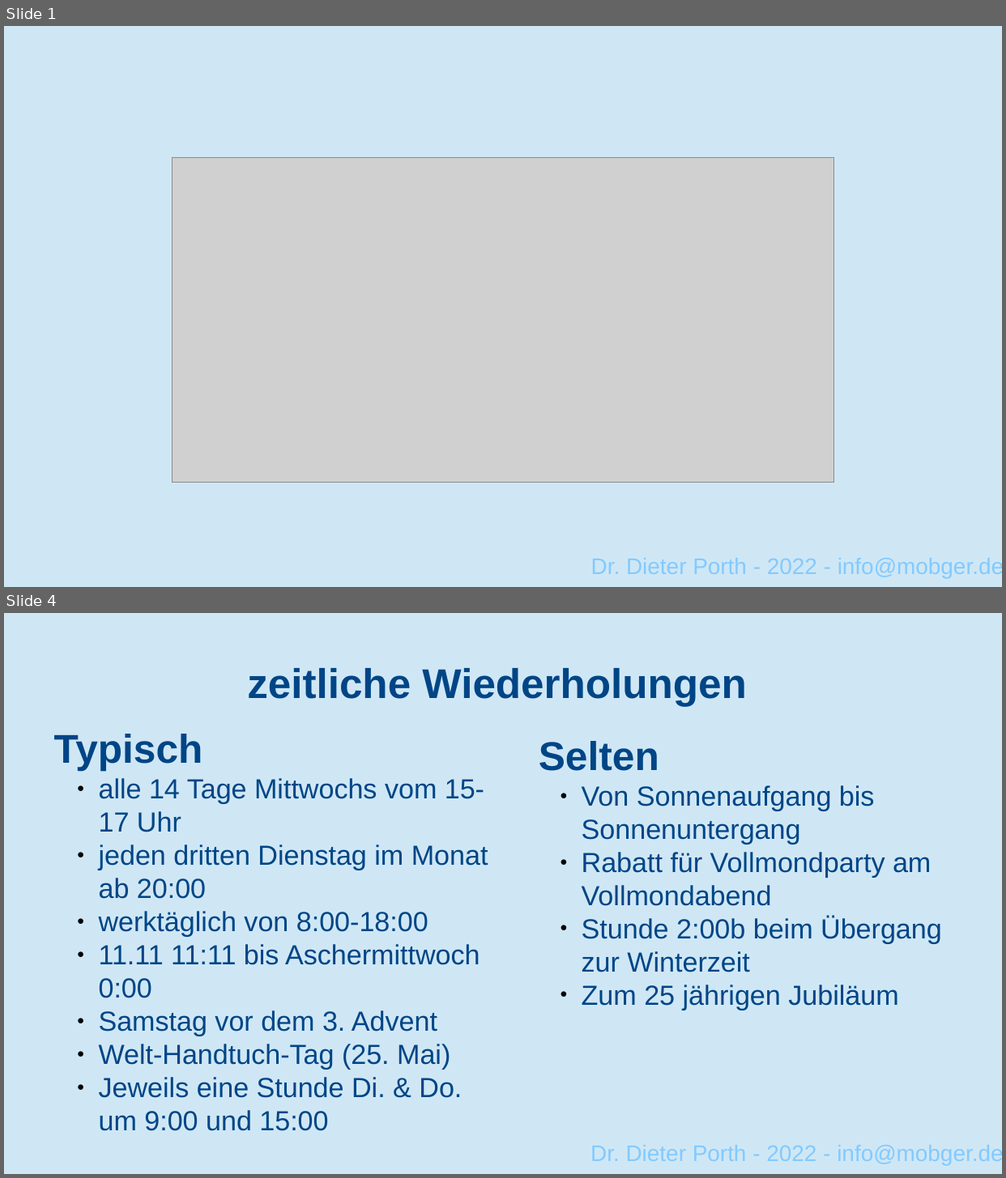
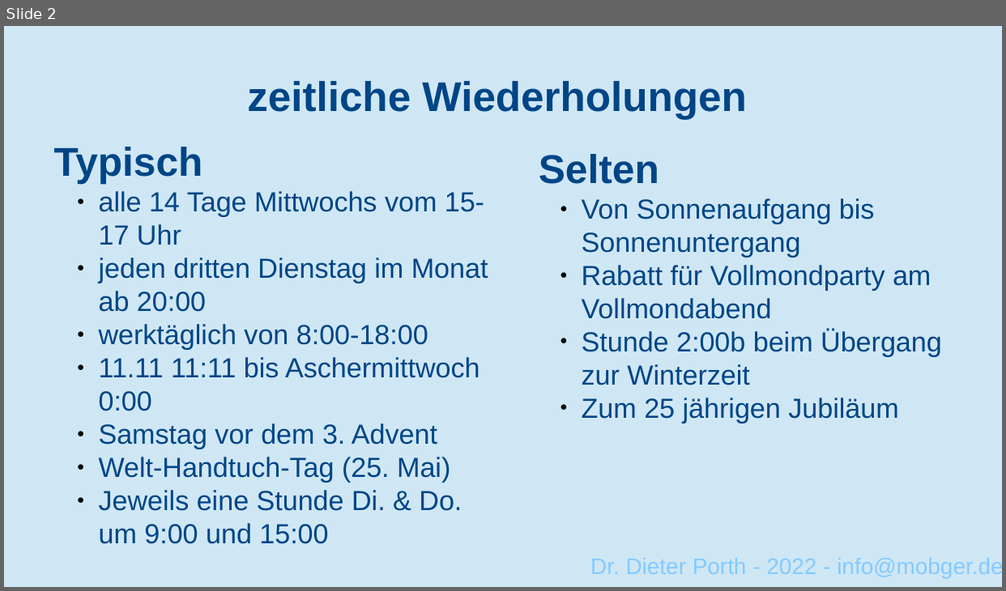
Before and after one commit to porthd/timer, a slide deck: Documentation/TYPO3-Barkcamp-RheinRuhr2022.odp. Shown one above the other, each under a label of ours: slides 1 and 4 before the commit, slide 2 after it; the slides between them are not shown. The pictures are 1006x1178 and 1006x591 pixels, drawn with LibreOffice and Linux fonts; fonts in the diff are those of the drawing; grey boxes stand for pictures. Boxes give left, top, right and bottom in pixels: in the first picture for what was removed or moved away, otherwise in the second. Text is boxed around its words. In the diff, an @@ line names an element or a change of style, - is before the commit and + after.

```diff
--- a/Documentation/TYPO3-Barkcamp-RheinRuhr2022.odp
+++ b/Documentation/TYPO3-Barkcamp-RheinRuhr2022.odp
@@ slide 1 removed at <box>4,26,1002,587</box>, background #CFE7F5 @@
@@ picture removed at <box>172,157,834,484</box> @@
@@ title removed at <box>591,558,1002,578</box> @@
-Dr. Dieter Porth - 2022 - info@mobger.de
@@ what was slide 4 is now slide 2 @@
```
Also in this commit, not shown: 1 slide changed, 1 other slide removed, 13 other files.
